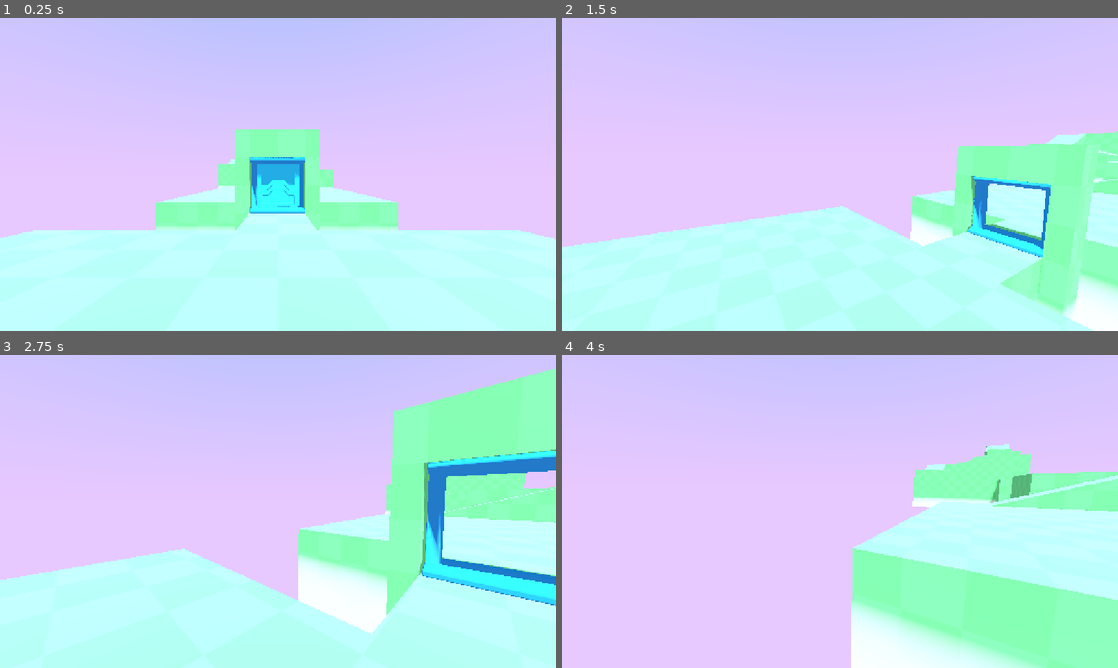
Above: before the commit, frames 1-4 (two rows, left to right).
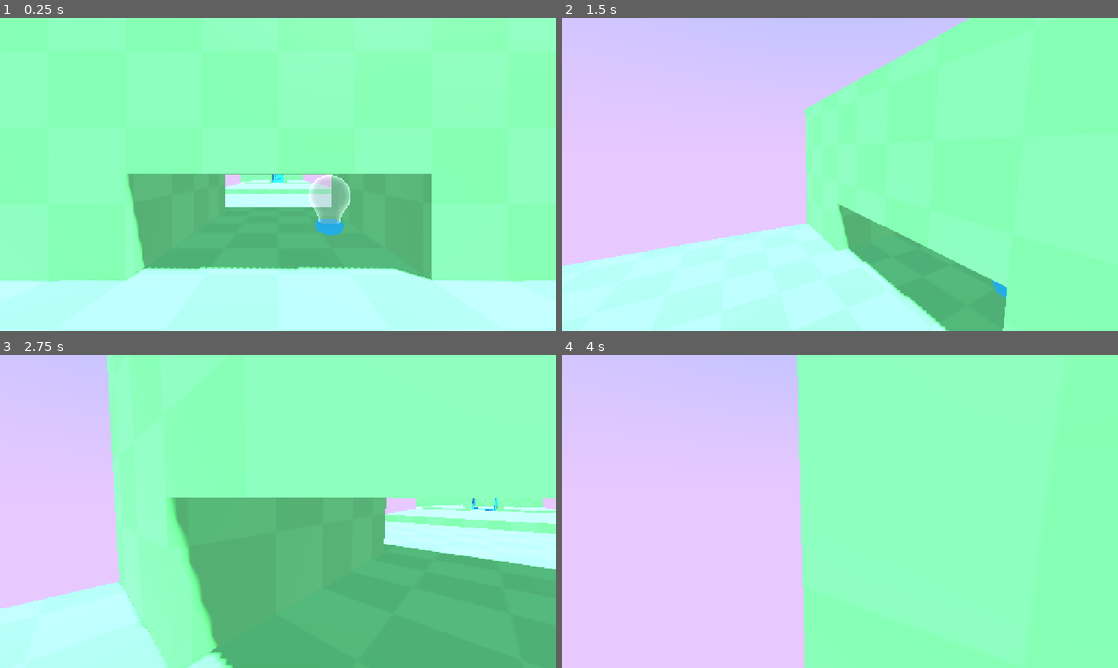
Above: after the commit, the same moments.

Repository: iguessfive/learn-3d-gamedev-from-zero-with-godot-4
Game: Godot game, scene res://game.tscn
Same seed, same stepped clock (60 frames per second), same inputs: the game is played once before the commit and once after it.
Inputs (mouse positions are in pixels of both pictures, inside the frame that each line leads up to):
- Up to frame 1 (0.25 s): no input
- Up to frame 2 (1.5 s): tap Enter at 0.5 s; move the mouse to (962, 158) at 0.52 s; hold D (move_right) 0.53-1.28 s; hold E (interact) 0.53-1.28 s; click (962, 158) at 0.67 s; tap Space (jump) at 0.77 s; move the mouse to (812, 174) at 1.27 s; hold W (move_up) from 1.28 s (still down); tap C (crouching) at 1.35 s
- Up to frame 3 (2.75 s): keep holding W (move_up); tap Space (jump) at 1.52 s; tap E (interact) at 1.55 s; move the mouse to (289, 505) at 2.02 s; hold E (interact) from 2.03 s (still down)
- Up to frame 4 (4 s): keep holding W (move_up); move the mouse to (834, 517) at 2.77 s; release E (interact) at 2.78 s; tap Shift (sprint) at 2.85 s; click (834, 517) at 2.92 s; tap Space (jump) at 3.02, 3.77 s; tap E (interact) at 3.05 s; move the mouse to (878, 514) at 3.52 s; hold E (interact) from 3.53 s (still down); tap Z at 3.6 s

The runs differ from the first frame. In frame 1, 80% of the frame differs, in the area x 0-100%, y 0-85%; in frame 2, 41%; in frame 3, 69%; in frame 4, 42%.

Commit message:
M5L6 challenge completed
Added a light bulb interactable

Diff:
--- a/M05.turn_on_lights_workbook/game.tscn
+++ b/M05.turn_on_lights_workbook/game.tscn
@@ -1,9 +1,10 @@
-[gd_scene load_steps=10 format=3 uid="uid://betib1svdimdg"]
+[gd_scene load_steps=11 format=3 uid="uid://betib1svdimdg"]
 
 [ext_resource type="Shader" uid="uid://dwr0ed3vic331" path="res://assets/sky/sky.gdshader" id="2_tq2y2"]
 [ext_resource type="PackedScene" uid="uid://y8sti7ev7rh5" path="res://lesson/player.tscn" id="3_feb5d"]
 [ext_resource type="PackedScene" uid="uid://bq1e7yi8uo37t" path="res://level/terrain.tscn" id="4_801de"]
 [ext_resource type="PackedScene" uid="uid://c4kf142bermlc" path="res://lesson/door_3d.tscn" id="4_fc0e3"]
+[ext_resource type="PackedScene" uid="uid://b63il77rly414" path="res://lesson/light_bulb_3d.tscn" id="5_7jktm"]
 
 [sub_resource type="Curve" id="Curve_dm5j7"]
 _data = [Vector2(0, 0), 0.0, 0.0, 0, 0, Vector2(0.5, 1), 2.0, 0.0, 1, 0]
@@ -51,7 +52,10 @@
 unique_name_in_owner = true
 
 [node name="Player" parent="." instance=ExtResource("3_feb5d")]
-transform = Transform3D(1, 0, 0, 0, 1, 0, 0, 0, 1, 0, 0.502708, -47.2561)
+transform = Transform3D(1, 0, 0, 0, 1, 0, 0, 0, 1, 0, 0.502708, -20.1749)
 
 [node name="Door3D" parent="." instance=ExtResource("4_fc0e3")]
-transform = Transform3D(1, 0, 0, 0, 1, 0, 0, 0, 1, 0, 0, -55.065)
+transform = Transform3D(1, 0, 0, 0, 1, 0, 0, 0, 1, 0, 1, -55.065)
+
+[node name="LightBulb3D" parent="." instance=ExtResource("5_7jktm")]
+transform = Transform3D(1, 0, 0, 0, 1, 0, 0, 0, 1, 1.234, 0, -25.126)
--- a/M05.turn_on_lights_workbook/interactables/door/door_model.tscn
+++ b/M05.turn_on_lights_workbook/interactables/door/door_model.tscn
@@ -11,13 +11,10 @@
 [node name="door" instance=ExtResource("1_rpwfm")]
 
 [node name="DoorFrame" parent="." index="0"]
-transform = Transform3D(1, 0, 0, 0, 1, 0, 0, 0, 1, 0, 0, 0)
 material_override = SubResource("StandardMaterial3D_auqoy")
 
 [node name="DoorBottom" parent="." index="1"]
-transform = Transform3D(1, 0, 0, 0, 1, 0, 0, 0, 1, 0, 1, 0)
 material_override = SubResource("StandardMaterial3D_712su")
 
 [node name="DoorTop" parent="." index="2"]
-transform = Transform3D(1, 0, 0, 0, 1, 0, 0, 0, 1, 0, 1, 0)
 material_override = SubResource("StandardMaterial3D_712su")
--- a/M05.turn_on_lights_workbook/lesson/door_3d.gd
+++ b/M05.turn_on_lights_workbook/lesson/door_3d.gd
@@ -22,8 +22,8 @@
 
 	# animation for opening and closing door
 	# store values for top and bottom value open and closed use ternary expression to choose between values
-	var top_value: float = 2.0 if is_active else 1.0
-	var bottom_value: float = -0.0 if is_active else 1.0
+	var top_value: float = 1.0 if is_active else 0.0
+	var bottom_value: float = -1.0 if is_active else 0.0
 
 	# check if tween is not null and stop and remove tween
 	if _tween_door != null:
--- a/M05.turn_on_lights_workbook/lesson/door_3d.tscn
+++ b/M05.turn_on_lights_workbook/lesson/door_3d.tscn
@@ -15,14 +15,12 @@
 [node name="Door" parent="." instance=ExtResource("1_3nk32")]
 
 [node name="CollisionShape3D" type="CollisionShape3D" parent="."]
-transform = Transform3D(1, 0, 0, 0, 1, 0, 0, 0, 1, -0.00209045, 0.894104, -0.00559998)
 shape = SubResource("BoxShape3D_3nk32")
 
 [node name="StaticBody3D" type="StaticBody3D" parent="."]
 
 [node name="StaticBodyCollisionShape3D" type="CollisionShape3D" parent="StaticBody3D"]
 unique_name_in_owner = true
-transform = Transform3D(1, 0, 0, 0, 1, 0, 0, 0, 1, -0.0106812, 0.989197, 0)
 shape = SubResource("BoxShape3D_fl7hp")
 
 [editable path="Door"]
--- /dev/null
+++ b/M05.turn_on_lights_workbook/lesson/light_bulb_3d.gd
@@ -0,0 +1,31 @@
+class_name LightBulb3D extends Interactable3D
+
+var is_active: bool = false: set = set_is_active
+
+var _tween_bulb: Tween
+
+@onready var _bulb: MeshInstance3D = $lightbulb/Bulb
+
+func interact() -> void:
+	super()
+	is_active = not is_active
+
+func set_is_active(new_value) -> void:
+	is_active = new_value
+
+	var brightness_level: float = 1.0 if is_active else 0.0
+
+	# animation for light bulb
+	if _tween_bulb != null:
+		_tween_bulb.kill()
+
+	_tween_bulb = create_tween()
+	_tween_bulb.set_ease(Tween.EASE_OUT)
+	_tween_bulb.set_trans(Tween.TRANS_SINE)
+
+	_tween_bulb.tween_property(_bulb.material_override, "emission_energy_multiplier", brightness_level, 1.0)
+
+
+func _unhandled_input(event: InputEvent) -> void:
+	if event.is_action_pressed("interact"):
+		set_is_active(not is_active)
--- /dev/null
+++ b/M05.turn_on_lights_workbook/lesson/light_bulb_3d.tscn
@@ -0,0 +1,44 @@
+[gd_scene load_steps=6 format=3 uid="uid://b63il77rly414"]
+
+[ext_resource type="Script" uid="uid://yfei2avtp7us" path="res://lesson/light_bulb_3d.gd" id="1_dvfg1"]
+[ext_resource type="PackedScene" uid="uid://druvcn0mbps6b" path="res://interactables/lightbulb/lightbulb_model.tscn" id="1_tf2ix"]
+
+[sub_resource type="StandardMaterial3D" id="StandardMaterial3D_dvfg1"]
+resource_local_to_scene = true
+render_priority = 1
+albedo_color = Color(1, 1, 1, 0.235294)
+roughness = 0.77
+emission_enabled = true
+emission = Color(1, 0.717647, 0, 1)
+emission_energy_multiplier = 0.0
+rim_enabled = true
+clearcoat_roughness = 0.0
+refraction_enabled = true
+refraction_scale = 0.02
+
+[sub_resource type="SphereShape3D" id="SphereShape3D_dvfg1"]
+radius = 0.783853
+
+[sub_resource type="CapsuleShape3D" id="CapsuleShape3D_dvfg1"]
+radius = 0.627252
+height = 1.48565
+
+[node name="LightBulb3D" type="Area3D"]
+script = ExtResource("1_dvfg1")
+
+[node name="lightbulb" parent="." instance=ExtResource("1_tf2ix")]
+
+[node name="Bulb" parent="lightbulb" index="0"]
+material_override = SubResource("StandardMaterial3D_dvfg1")
+
+[node name="CollisionShape3D" type="CollisionShape3D" parent="."]
+transform = Transform3D(1, 0, 0, 0, 1, 0, 0, 0, 1, 0, 0.784, 0)
+shape = SubResource("SphereShape3D_dvfg1")
+
+[node name="StaticBody3D" type="StaticBody3D" parent="."]
+
+[node name="StaticBodyCollisionShape3D" type="CollisionShape3D" parent="StaticBody3D"]
+transform = Transform3D(1, 0, 0, 0, 1, 0, 0, 0, 1, 0, 0.743, 0)
+shape = SubResource("CapsuleShape3D_dvfg1")
+
+[editable path="lightbulb"]
Not shown, added: M05.turn_on_lights_workbook/lesson/light_bulb_3d.gd.uid
